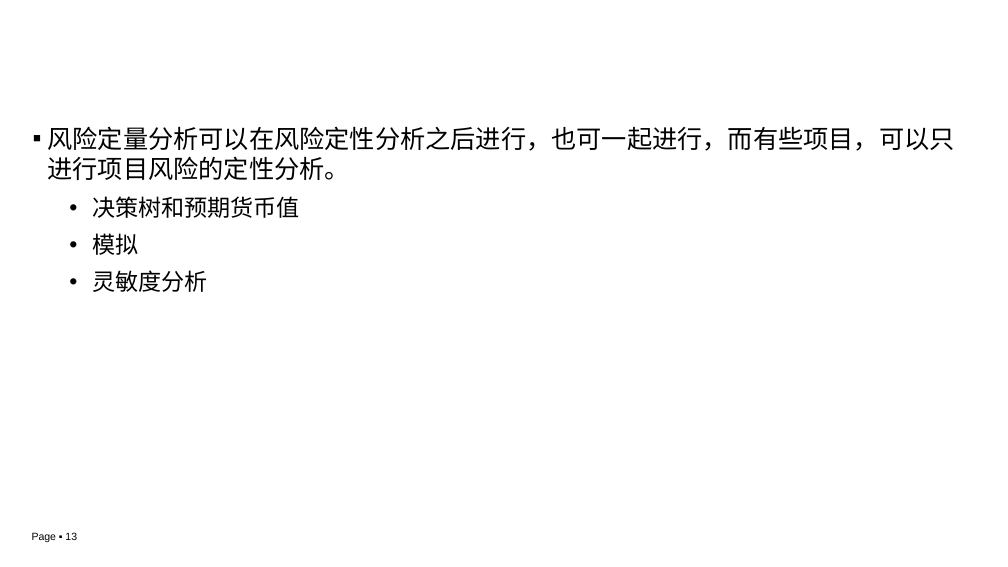
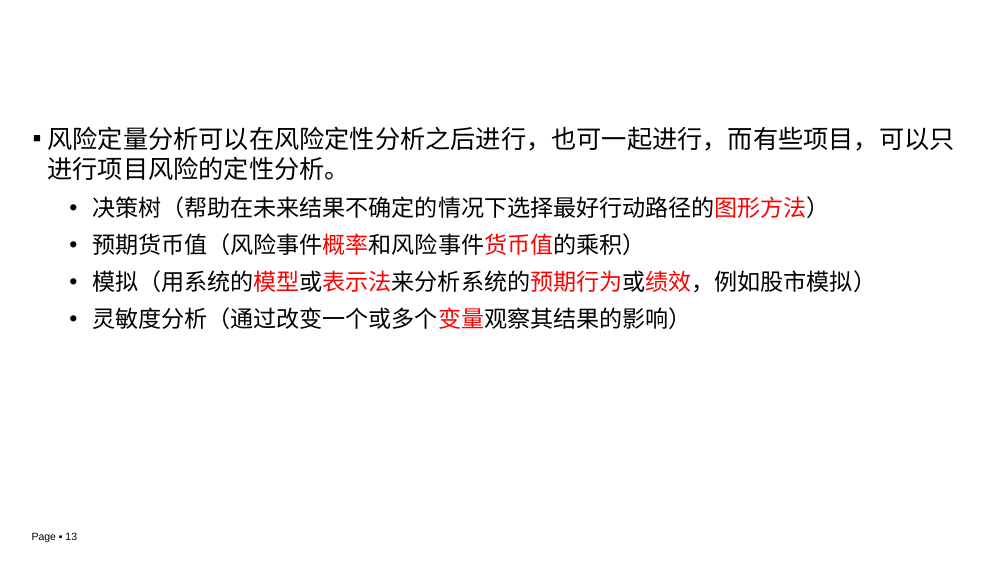
Before and after one commit to edu2act/course-IT-Project-Management, a slide deck: slide 13 of materials/slides/ch03-8.pptx. Drawn at 1008x567 pixels with LibreOffice and Linux fonts; fonts in the diff are those of the drawing; background and template pictures are left out. Boxes give left, top, right and bottom in pixels: in the first picture for what was removed or moved away, otherwise in the second. Text is boxed around its words. In the diff, an @@ line names an element or a change of style, - is before the commit and + after.

```diff
--- a/materials/slides/ch03-8.pptx
+++ b/materials/slides/ch03-8.pptx
@@ text at [92, 196, 876, 329]: text changed @@
-    • 决策树和预期货币值
-    • 模拟
-    • 灵敏度分析
+    • 决策树（帮助在未来结果不确定的情况下选择最好行动路径的图形方法）
+    • 预期货币值（风险事件概率和风险事件货币值的乘积）
+    • 模拟（用系统的模型或表示法来分析系统的预期行为或绩效，例如股市模拟）
+    • 灵敏度分析（通过改变一个或多个变量观察其结果的影响）
```
Also in this commit, not shown: 9 other slides changed.
